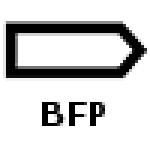
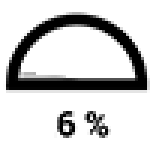
Comparing the layer stacks of the two 150×150 images. Changes:
hid "BFP" over [42, 102, 105, 126]
hid "NameMaskGene" over [42, 102, 111, 138]
added layer "RBS3.png" above "RBS2.png" over [3, 12, 150, 138]
hid "ANTIBIO.png" over [3, 12, 150, 138]
hid "DTER.png" over [3, 12, 150, 138]
